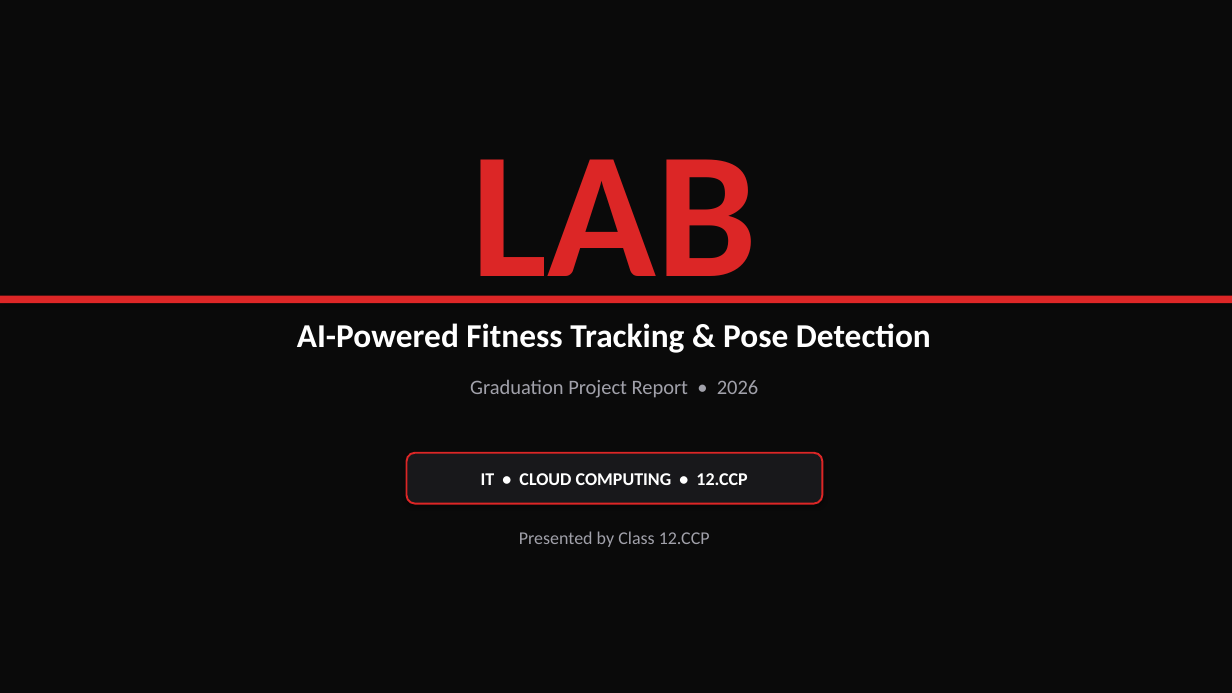
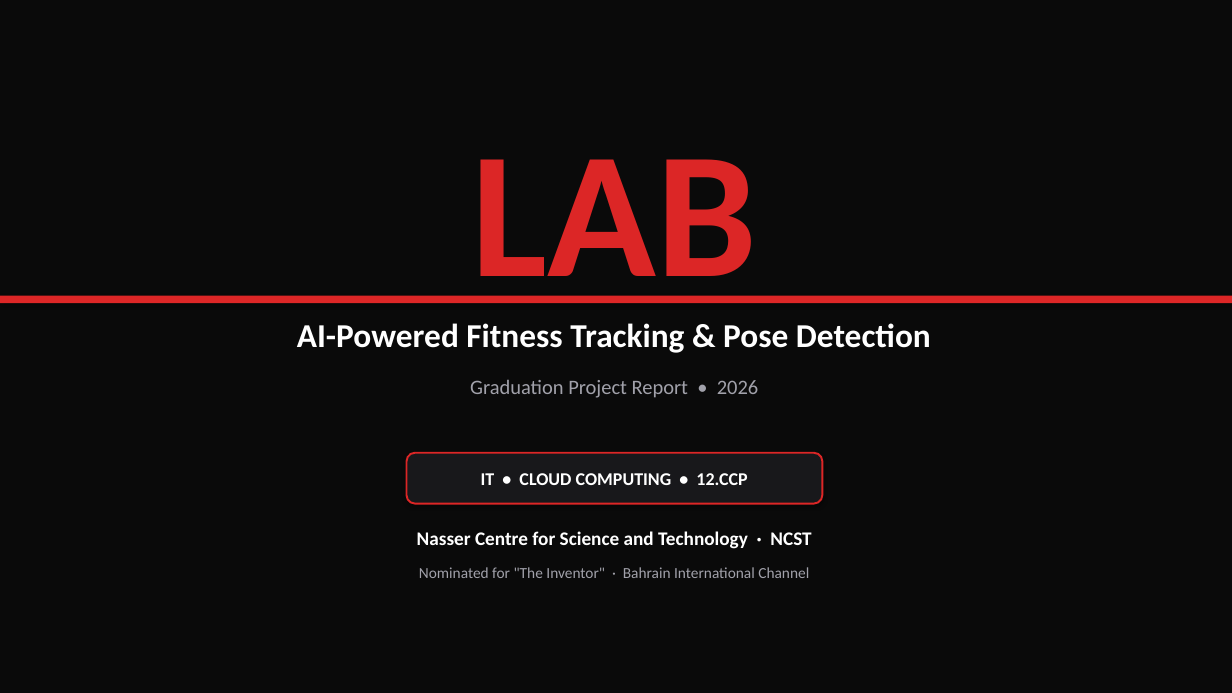
Before and after one commit to nv23158-mohammed-jasim/GRD-PROJECT, a slide deck: slide 1 of attached_assets/LAB_Project_Presentation.pptx. Drawn at 1232x693 pixels with LibreOffice and Linux fonts; fonts in the diff are those of the drawing. Boxes give left, top, right and bottom in pixels: in the first picture for what was removed or moved away, otherwise in the second. Text is boxed around its words. In the diff, an @@ line names an element or a change of style, - is before the commit and + after.

```diff
--- a/attached_assets/LAB_Project_Presentation.pptx
+++ b/attached_assets/LAB_Project_Presentation.pptx
@@ text at [417,531,811,549]: text changed; size 14 to 15 pt; text colour #A1A1AA to #FFFFFF; bold on @@
-Presented by Class 12.CCP
+Nasser Centre for Science and Technology · NCST
@@ text added at [419,567,809,578], 12 pt, text #A1A1AA @@
+Nominated for "The Inventor" · Bahrain International Channel
```
Also in this commit, not shown: 2 other files.
